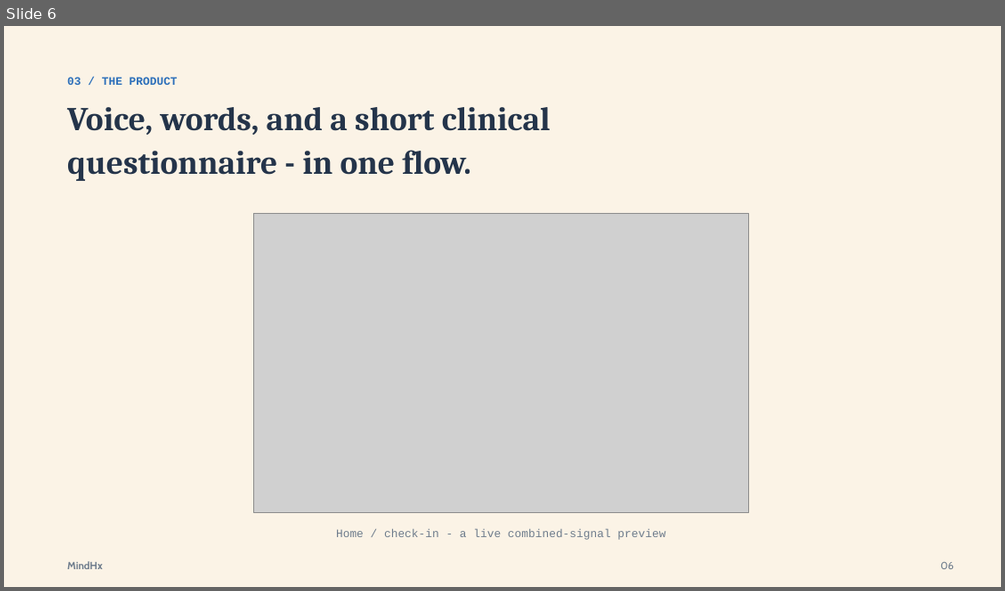
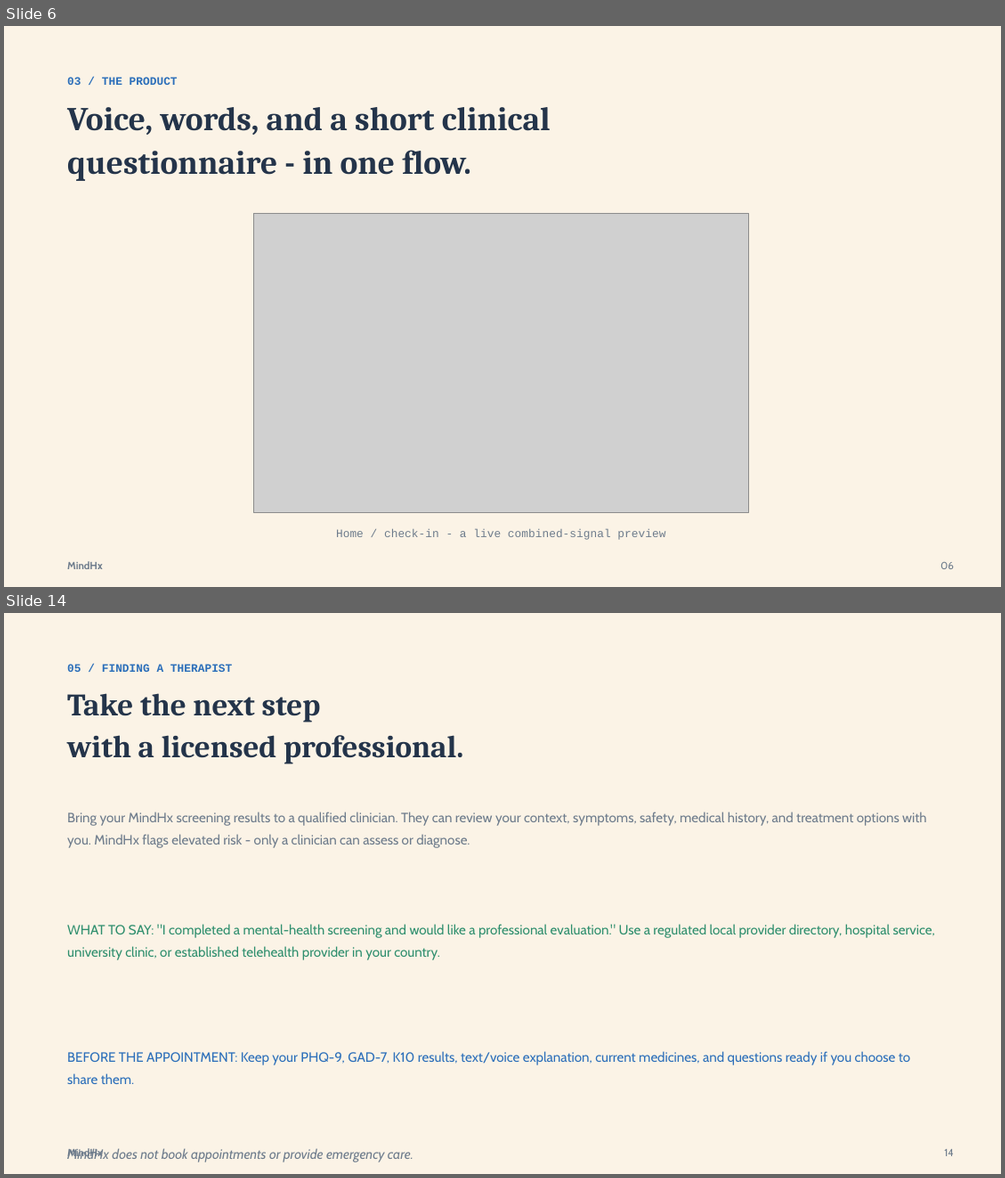
Before and after one commit to IqraNazir04/MindHx, a slide deck: docs/MindHx-Presentation.pptx. Shown one above the other, each under a label of ours: slide 6 before the commit, slides 6 and 14 after it; the slides between them are not shown. The pictures are 1005x591 and 1005x1178 pixels, drawn with LibreOffice and Linux fonts; fonts in the diff are those of the drawing; grey boxes stand for pictures. Boxes give left, top, right and bottom in pixels: in the first picture for what was removed or moved away, otherwise in the second. Text is boxed around its words. In the diff, an @@ line names an element or a change of style, - is before the commit and + after.

```diff
--- a/docs/MindHx-Presentation.pptx
+++ b/docs/MindHx-Presentation.pptx
@@ slide 14 added at (4, 613, 1001, 1174), background #FFFFFF @@
@@ rectangle added at (4, 613, 1001, 1174), fill #FBF3E6 @@
@@ text added at (67, 664, 232, 672), 11 pt, text #2C6FBA, bold @@
+05 / FINDING A THERAPIST
@@ text added at (67, 693, 463, 764), 30 pt, text #24344A, bold @@
+Take the next step
+with a licensed professional.
@@ text added at (67, 811, 927, 848), 13 pt, text #6E7C8C @@
+Bring your MindHx screening results to a qualified clinician. They can review your context, symptoms, safety, medical history, and treatment options with you. MindHx flags elevated risk - only a clinician can assess or diagnose.
@@ text added at (67, 924, 935, 960), 13 pt, text #2F8F6E @@
+WHAT TO SAY: "I completed a mental-health screening and would like a professional evaluation." Use a regulated local provider directory, hospital service, university clinic, or established telehealth provider in your country.
@@ text added at (67, 1051, 910, 1084), 13 pt, text #2C6FBA @@
+BEFORE THE APPOINTMENT: Keep your PHQ-9, GAD-7, K10 results, text/voice explanation, current medicines, and questions ready if you choose to share them.
@@ text added at (67, 1148, 413, 1162), 13 pt, text #6E7C8C, italic @@
+MindHx does not book appointments or provide emergency care.
@@ text added at (67, 1147, 103, 1159), 10 pt, text #6E7C8C, bold @@
+MindHx
@@ text added at (944, 1149, 954, 1156), 10 pt, text #6E7C8C @@
+14
```
Also in this commit, not shown: 22 slides changed, 4 other slides added, 33 other files.
